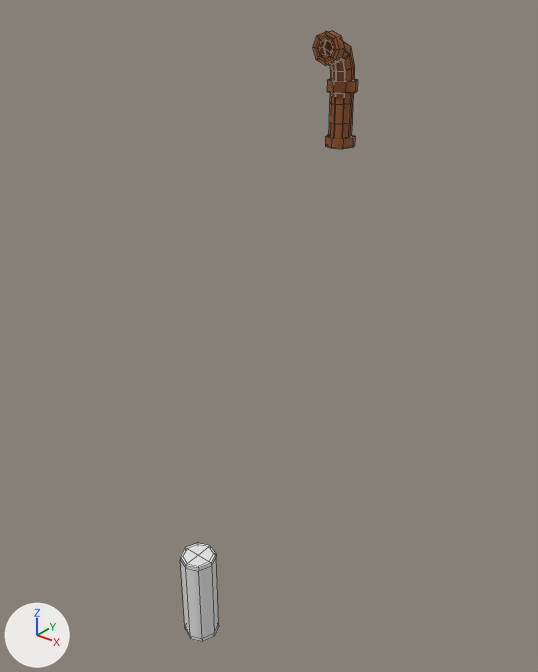
What one commit did to the FBX model CliqHere_SubDivided/Assets/FBX/Pipe.fbx.
Before and after are seen from a camera (50 mm lens) standing at (26.4, -81.4, 34.7) and looking at (3.4, -52.7, 16.9). Lighting does not change. The marker at lower left points along +X, +Y and +Z. The picture after the commit comes second. Mesh edges are drawn as thin lines. Where no turn or scale is listed for an object, it has been applied to the vertices.

Objects in the first picture: 'Cylinder001', 'Pipe'.
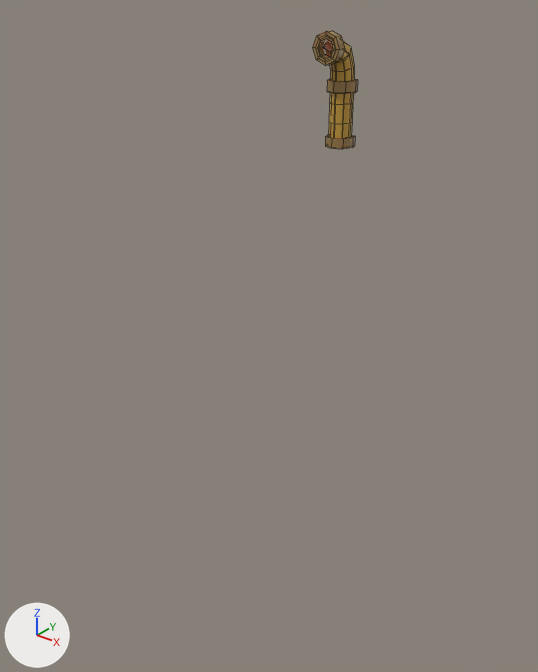
Edits to the scene script, one JSON object a line:
```json
{"op": "add", "block": "mat_copper02_mat", "code": ["mat_copper02_mat = principled_material('Copper02_MAT')", "mat_copper02_mat.base_color = (0.614, 0.354, 0.0524)  # orange #cea141", "mat_copper02_mat.metallic = 0.1", "mat_copper02_mat.roughness = 0.4", "mat_copper02_mat.subsurface_weight = 0.1", "mat_copper02_mat.subsurface_scale = 1.0", "mat_copper02_mat.sheen_weight = 1.0", "mat_copper02_mat.sheen_roughness = 0.1", "mat_copper02_mat.sheen_tint = (0.352, 0.92, 0.331)  # green #a0f69c"]}
{"op": "add", "block": "mat_copper01_mat", "code": ["mat_copper01_mat = principled_material('Copper01_MAT')", "mat_copper01_mat.base_color = (0.337, 0.216, 0.0729)  # brown #9d804c", "mat_copper01_mat.roughness = 0.4", "mat_copper01_mat.subsurface_weight = 0.25", "mat_copper01_mat.subsurface_scale = 1.0", "mat_copper01_mat.sheen_weight = 0.5", "mat_copper01_mat.sheen_roughness = 0.05", "mat_copper01_mat.sheen_tint = (0.854, 0.607, 0.945)  # purple #eeccf9"]}
{"block": "me_pipe_ncl1_1", "where": "me_pipe_ncl1_1.from_pydata(...)  # 240 vertices, 240 faces; spans x -0.81..0.81, y -1.85..0.58, z -0.8..5.02"}
{"block": "me_pipe_ncl1_1", "where": "# used by ob_pipe; location = (3.93, -47.06, 27.23)"}
{"block": "me_pipe_ncl1_1", "change": "me_pipe_ncl1_1 part 1: 192 of the faces centred in x -0.69..0.69, y -1.85..0.46, z -0.8..4.91 switch from mat_material__17 (brown #945426) to mat_copper01_mat (brown #9d804c)"}
{"block": "me_pipe_ncl1_1", "change": "me_pipe_ncl1_1 part 2: 24 of the faces centred in x -0.54..0.54, y -1.14..0.28, z 2.83..4.53 switch from mat_material__17 (brown #945426) to mat_copper02_mat (orange #cea141)"}
{"block": "me_pipe_ncl1_1", "change": "me_pipe_ncl1_1 part 3: 16 of the faces centred in x -0.54..0.54, y -0.77..0.31, z 0.95..1.73 switch from mat_material__17 (brown #945426) to mat_copper02_mat (orange #cea141)"}
{"block": "me_pipe_ncl1_1", "change": "me_pipe_ncl1_1 part 4: 8 of the faces centred in x -0.54..0.54, y -0.77..0.31, z 0.09 switch from mat_material__17 (brown #945426) to mat_copper02_mat (orange #cea141)"}
{"op": "remove", "block": "ob_cylinder001", "code": ["ob_cylinder001 = bpy.data.objects.new('Cylinder001', me_cylinder001_ncl1_1)", "ob_cylinder001.location = (3.15, -58.75, 0.0)"]}
```

Pixel boxes (x1, y1, x2, y2) of what changed, in the pictures (538 x 672 px):
```json
{"object": "Cylinder001", "change": "deleted", "before": [180, 543, 219, 642]}
{"part": 1, "of": "me_pipe_ncl1_1", "change": "recoloured", "before": [313, 30, 358, 149], "after": [313, 30, 358, 149]}
{"part": 2, "of": "me_pipe_ncl1_1", "change": "recoloured", "before": [330, 41, 355, 81], "after": [330, 41, 355, 81], "on screen": "brown to orange"}
{"part": 3, "of": "me_pipe_ncl1_1", "change": "recoloured", "before": [329, 92, 354, 124], "after": [329, 92, 354, 124], "on screen": "brown to orange"}
{"part": 4, "of": "me_pipe_ncl1_1", "change": "recoloured", "before": [329, 122, 353, 139], "after": [329, 122, 353, 139], "on screen": "brown to orange"}
```
